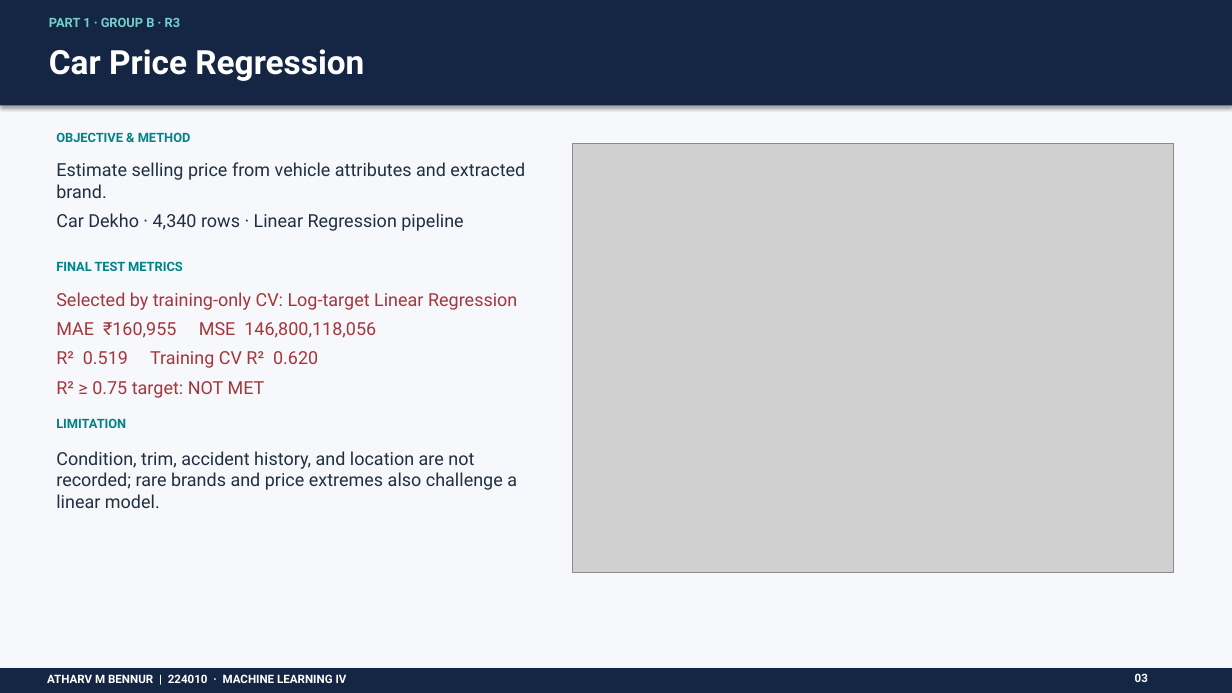
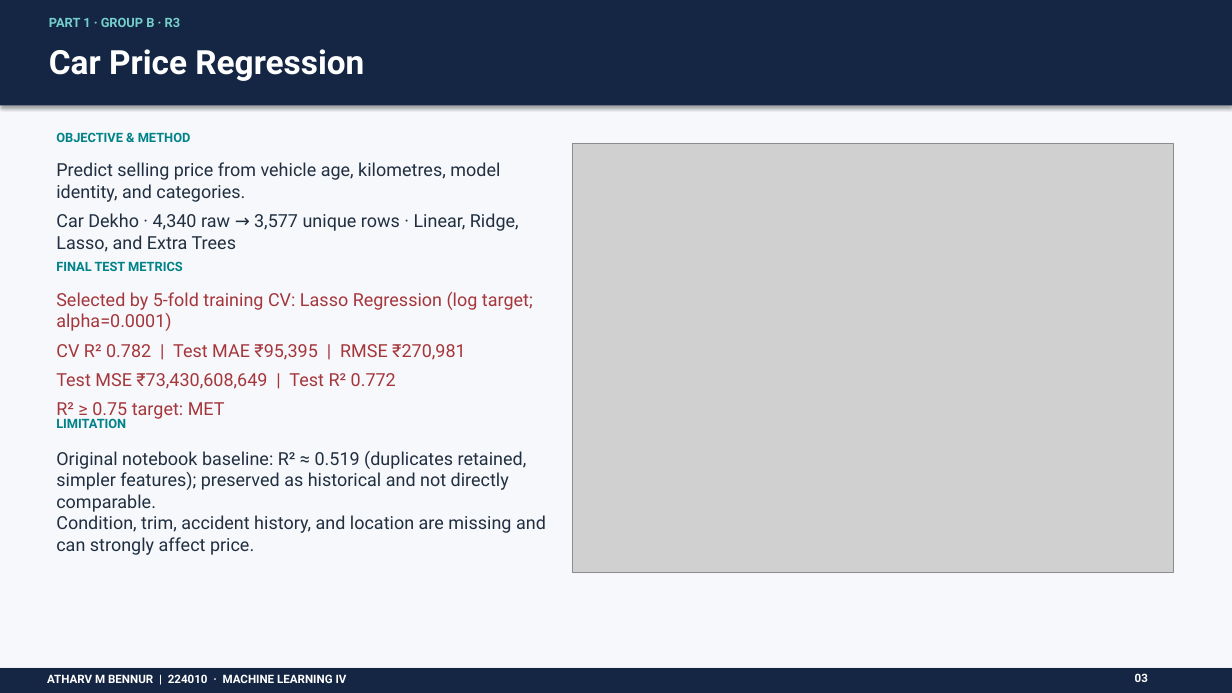
Before and after one commit to AtharvBennur/ML_project, a slide deck: slide 3 of ML_IV_Presentation.pptx. Drawn at 1232x693 pixels with LibreOffice and Linux fonts; fonts in the diff are those of the drawing; grey boxes stand for pictures. Boxes give left, top, right and bottom in pixels: in the first picture for what was removed or moved away, otherwise in the second. Text is boxed around its words. In the diff, an @@ line names an element or a change of style, - is before the commit and + after.

```diff
--- a/ML_IV_Presentation.pptx
+++ b/ML_IV_Presentation.pptx
@@ text at <box>56,162,519,252</box>: text changed @@
-Estimate selling price from vehicle attributes and extracted brand.
-Car Dekho · 4,340 rows · Linear Regression pipeline
+Predict selling price from vehicle age, kilometres, model identity, and categories.
+Car Dekho · 4,340 raw → 3,577 unique rows · Linear, Ridge, Lasso, and Extra Trees
@@ text at <box>56,292,533,421</box>: text changed @@
-Selected by training-only CV: Log-target Linear Regression
-MAE ₹160,955 MSE 146,800,118,056
-R² 0.519 Training CV R² 0.620
-R² ≥ 0.75 target: NOT MET
+Selected by 5-fold training CV: Lasso Regression (log target; alpha=0.0001)
+CV R² 0.782 | Test MAE ₹95,395 | RMSE ₹270,981
+Test MSE ₹73,430,608,649 | Test R² 0.772
+R² ≥ 0.75 target: MET
@@ text at <box>56,451,546,555</box>: text changed @@
-Condition, trim, accident history, and location are not recorded; rare brands and price extremes also challenge a linear model.
+Original notebook baseline: R² ≈ 0.519 (duplicates retained, simpler features); preserved as historical and not directly comparable.
+Condition, trim, accident history, and location are missing and can strongly affect price.
```
Also in this commit, not shown: 5 other files.
